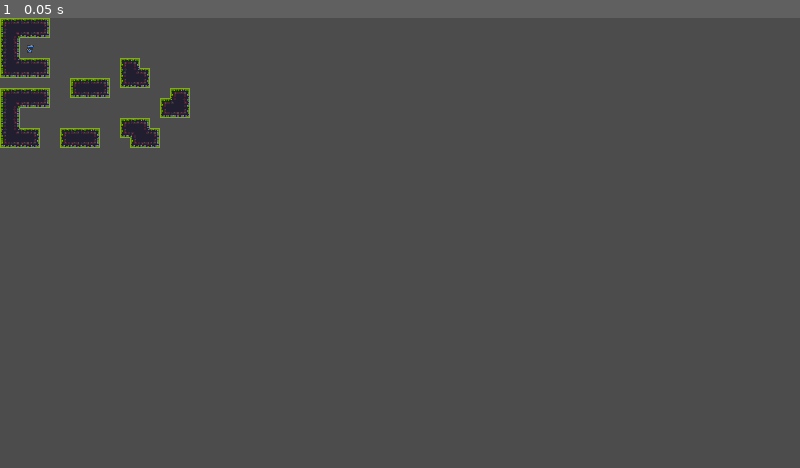
Above: before the commit, frame 1.
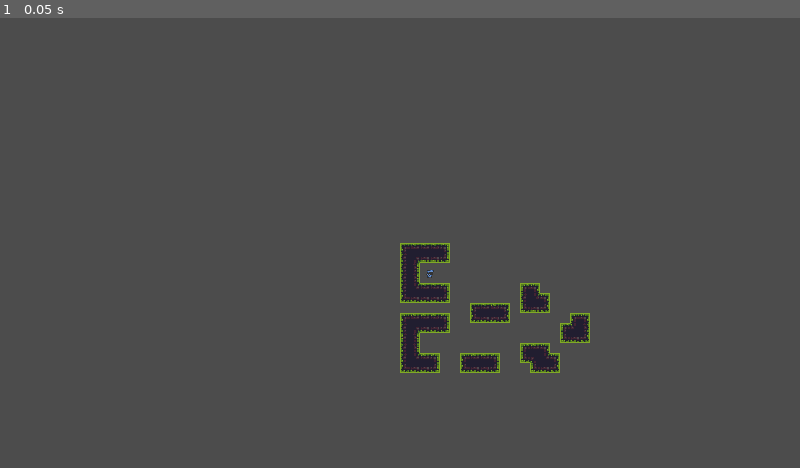
Above: after the commit, the same moment.

Repository: chilldogs14/platformer
Game: Godot game, scene res://scenes/world.tscn
Two runs of this game, one before a commit and one after it. Both use one fixed random seed, a clock stepped at 60 frames per second and the inputs below. The project has no main scene, so this scene is started directly.
Inputs:
- Up to frame 1 (0.05 s): no input

The runs differ from the first frame. In frame 1, 4.8% of the frame differs, in the area x 0-74%, y 0-79%.

Commit message:
zoom
did zoom stuff

Diff:
--- a/scenes/Camera2D.gd
+++ b/scenes/Camera2D.gd
@@ -1,5 +1,12 @@
 extends Camera2D
 
+var target = null
+var zoomed = false
+var center = Vector2.ZERO
 
 func _ready():
-	pass
+	center = get_viewport_rect().size/2
+
+func _process(delta):
+	if Input. is_action_just_pressed("zoom"):
+		pass
--- a/scenes/world.tscn
+++ b/scenes/world.tscn
@@ -1,7 +1,8 @@
-[gd_scene load_steps=22 format=2]
+[gd_scene load_steps=23 format=2]
 
 [ext_resource path="res://scenes/player.tscn" type="PackedScene" id=1]
 [ext_resource path="res://sprites/tiles/tileset.png" type="Texture" id=2]
+[ext_resource path="res://scenes/Camera2D.gd" type="Script" id=3]
 
 [sub_resource type="RectangleShape2D" id=1]
 extents = Vector2( 377.25, 10 )
@@ -202,3 +203,8 @@
 cell_size = Vector2( 16, 16 )
 format = 1
 tile_data = PoolIntArray( 0, 0, 0, 1, 0, 131076, 2, 0, 1, 3, 0, 1, 4, 0, 2, 65536, 0, 65536, 65537, 0, 3, 65538, 0, 4,  …(1365 unchanged characters)…
+
+[node name="Camera2D" type="Camera2D" parent="."]
+current = true
+smoothing_enabled = true
+script = ExtResource( 3 )
